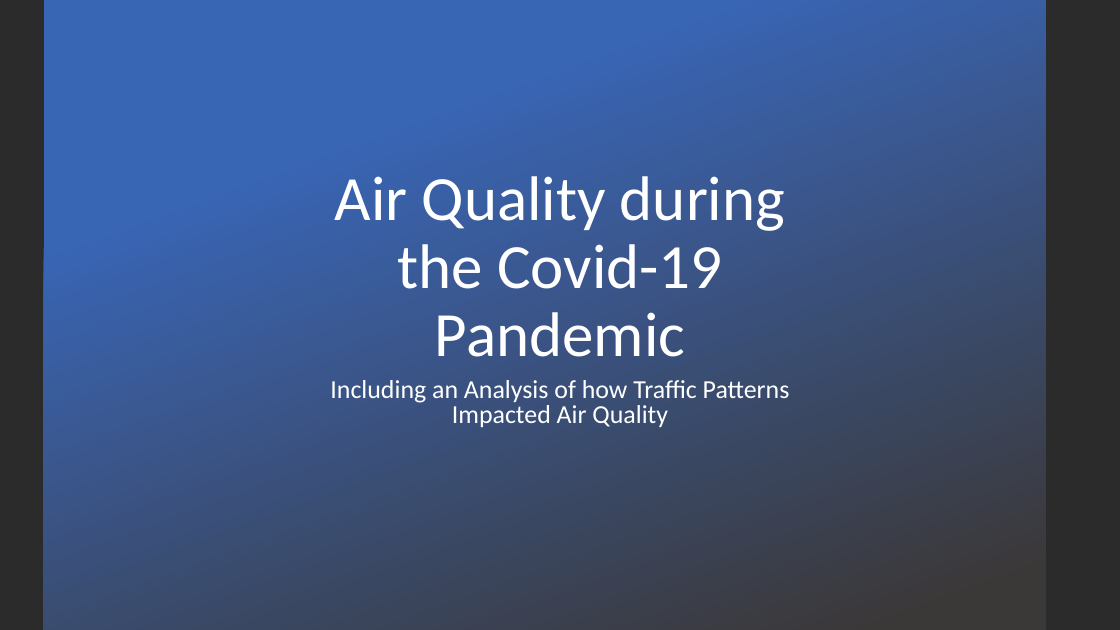
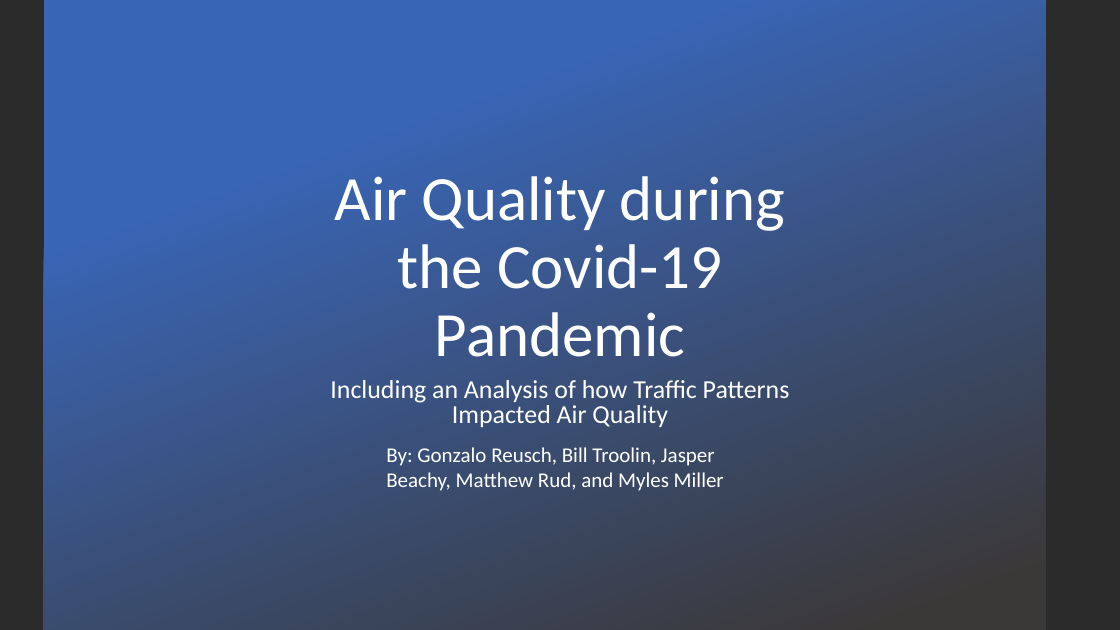
Before and after one commit to gonzaloreusch/Air-Quality, a slide deck: slide 1 of AQI_Presentation.pptx. Drawn at 1120x630 pixels with LibreOffice and Linux fonts; fonts in the diff are those of the drawing; background and template pictures are left out; a plain dark background stands for a picture behind light text. Boxes give left, top, right and bottom in pixels: in the first picture for what was removed or moved away, otherwise in the second. Text is boxed around its words. In the diff, an @@ line names an element or a change of style, - is before the commit and + after.

Commit message:
Add files via upload
updated ppt

```diff
--- a/AQI_Presentation.pptx
+++ b/AQI_Presentation.pptx
@@ text added at <box>386,447,724,491</box>, 18 pt, text #FFFFFF @@
+By: Gonzalo Reusch, Bill Troolin, Jasper Beachy, Matthew Rud, and Myles Miller
```
Also in this commit, not shown: 1 slide added.
